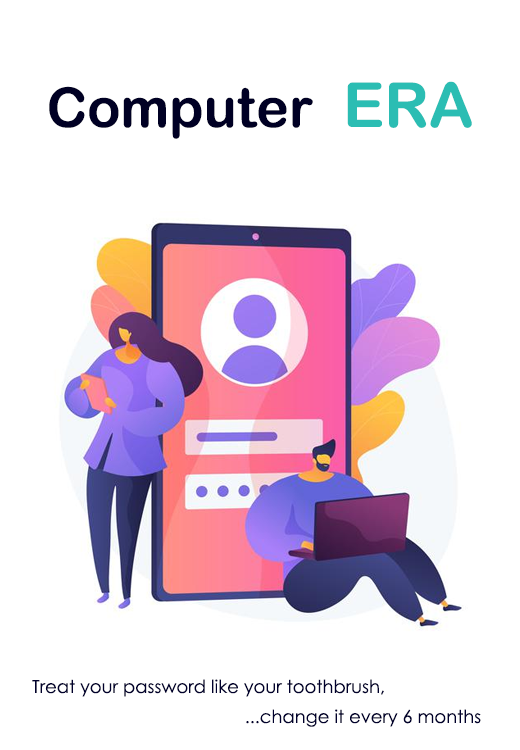
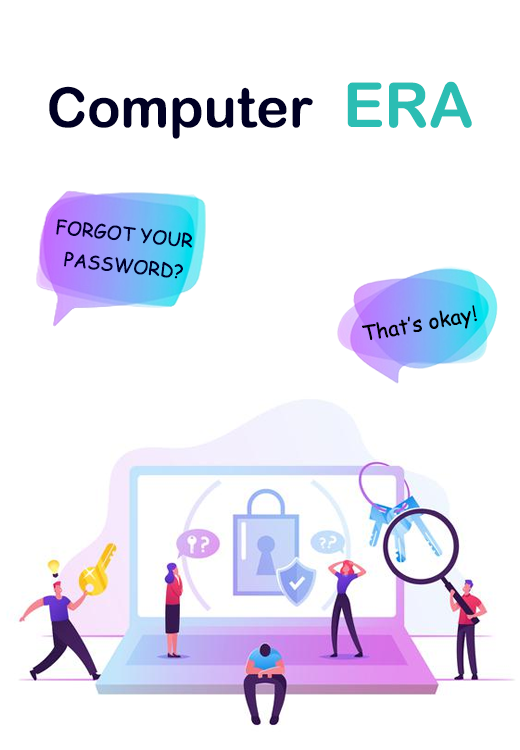
The second 520 x 750 image is a revision of the first. Changes to its layers:
added group "Group 2" with 2 layers above "Group 1" over [332, 263, 498, 388]
added layer "That’s okay!" in group "Group 2" over [362, 305, 477, 340]
added layer "Layer 7" in group "Group 2" over [332, 263, 498, 388]
added group "Group 1" with 2 layers above "Layer 6" over [36, 190, 210, 329]
added layer "FORGOT YOUR PASSWORD?" in group "Group 1" over [56, 219, 192, 279]
added layer "Layer 8" in group "Group 1" over [36, 190, 210, 329]
added layer "Layer 6" above "Layer 5" over [6, 340, 516, 728]
hid "Treat your password like your toothbrush," over [32, 679, 481, 727]
hid "Layer 2" over [6, 190, 515, 685]
